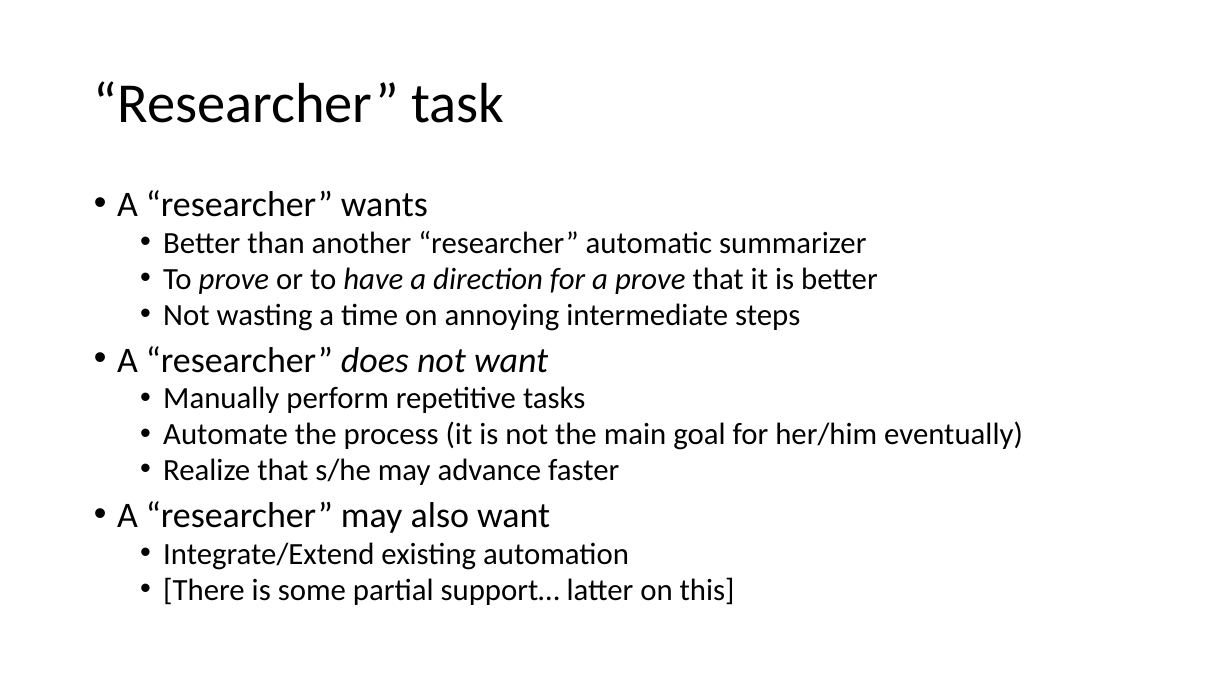
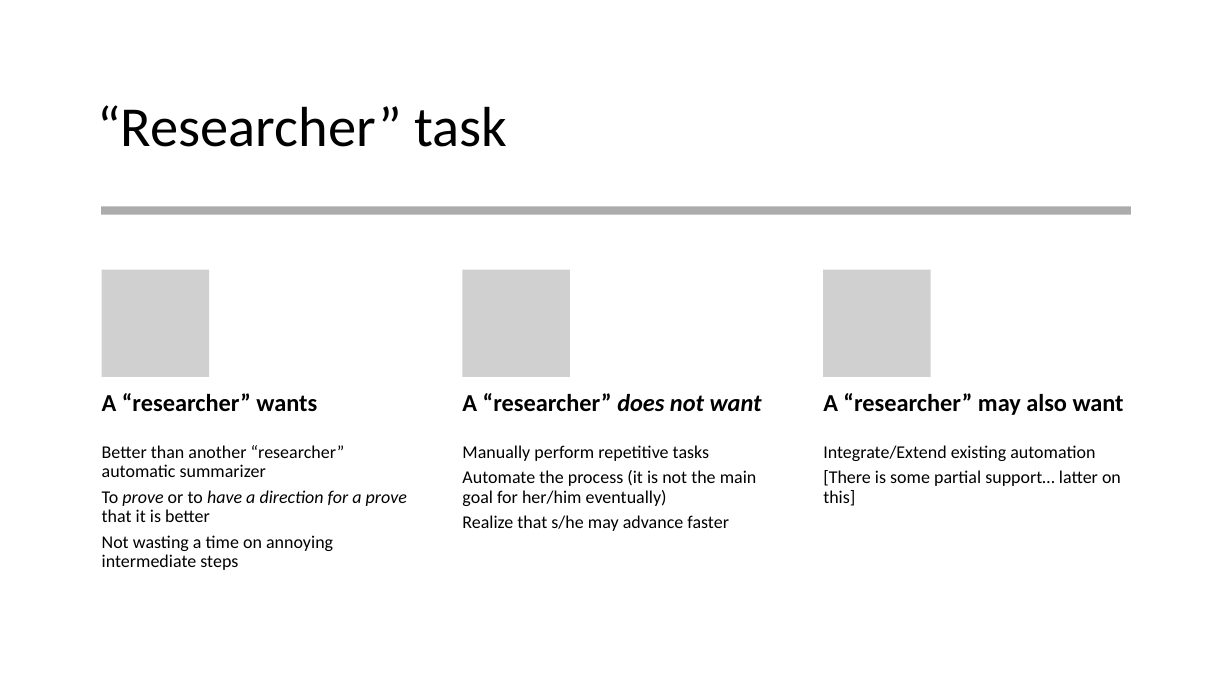
Before and after one commit to karno-bh/rouge-reimpl, a slide deck: slide 5 of docs/Summary Evaluation Platform.pptx. Drawn at 1232x693 pixels with LibreOffice and Linux fonts; fonts in the diff are those of the drawing; grey boxes stand for pictures. Boxes give left, top, right and bottom in pixels: in the first picture for what was removed or moved away, otherwise in the second. Text is boxed around its words. In the diff, an @@ line names an element or a change of style, - is before the commit and + after.

Commit message:
presentation updated

```diff
--- a/docs/Summary Evaluation Platform.pptx
+++ b/docs/Summary Evaluation Platform.pptx
@@ title "“Researcher” task": place and size @@
-title "“Researcher” task" at (94, 81, 504, 123)
+title "“Researcher” task" at (97, 105, 508, 147)
@@ rectangle added at (101, 207, 1130, 215), fill #808080 at 65% opacity @@
@@ text removed at (117, 190, 1023, 605) @@
-• A “researcher” wants
-  • Better than another “researcher” automatic summarizer
-  • To prove or to have a direction for a prove that it is better
-  • Not wasting a time on annoying intermediate steps
-• A “researcher” does not want
-  • Manually perform repetitive tasks
-  • Automate the process (it is not the main goal for her/him eventually)
-  • Realize that s/he may advance faster
-• A “researcher” may also want
-  • Integrate/Extend existing automation
-  • [There is some partial support… latter on this]
@@ group added at (102, 270, 1124, 570): 6 texts, 3 pictures @@
+A “researcher” wants
+Better than another “researcher” automatic summarizer
+To prove or to have a direction for a prove that it is better
+Not wasting a time on annoying intermediate steps
+A “researcher” does not want
+Manually perform repetitive tasks
+Automate the process (it is not the main goal for her/him eventually)
+Realize that s/he may advance faster
+A “researcher” may also want
+Integrate/Extend existing automation
+[There is some partial support… latter on this]
```
Also in this commit, not shown: 11 other slides changed, 14 slides added.
